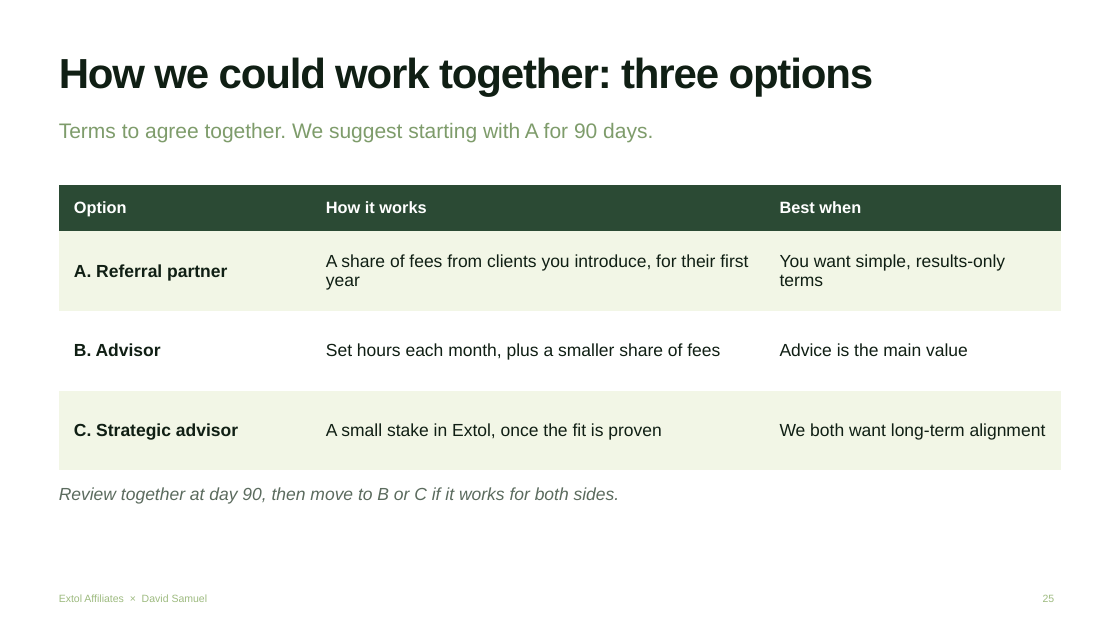
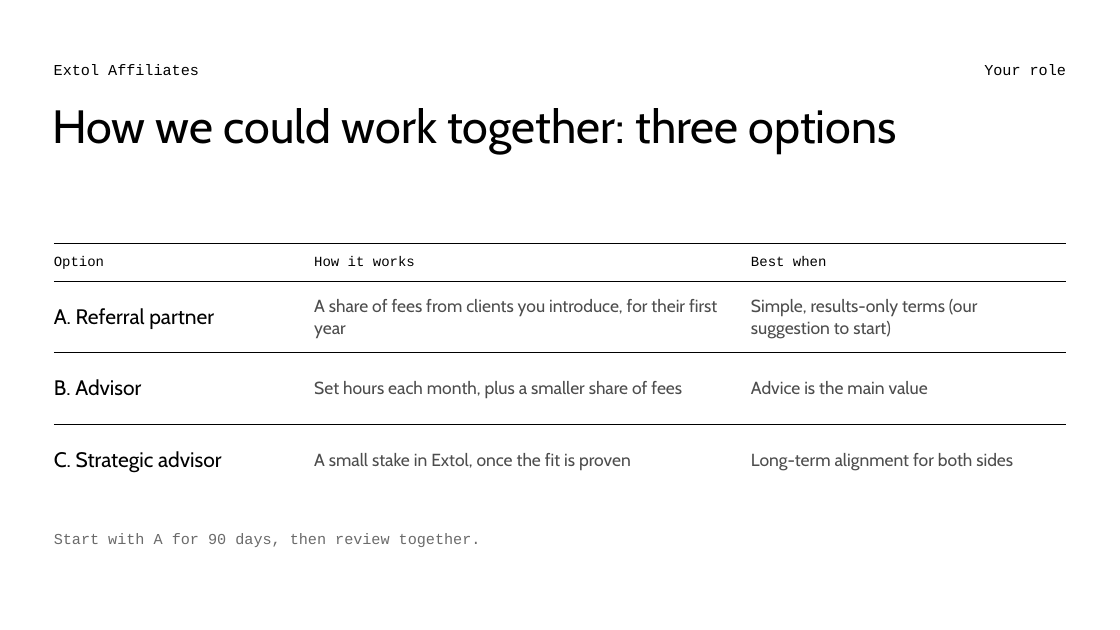
Before and after one commit to extolaffiliates/sales, a slide deck: slide 25 of decks/david-samuel/Extol-x-David-Samuel-Pitch-Style.pptx. Drawn at 1120x630 pixels with LibreOffice and Linux fonts; fonts in the diff are those of the drawing. Boxes give left, top, right and bottom in pixels: in the first picture for what was removed or moved away, otherwise in the second. Text is boxed around its words. In the diff, an @@ line names an element or a change of style, - is before the commit and + after.

```diff
--- a/decks/david-samuel/Extol-x-David-Samuel-Pitch-Style.pptx
+++ b/decks/david-samuel/Extol-x-David-Samuel-Pitch-Style.pptx
@@ text added at [54, 64, 199, 75], 13 pt, text #000000 @@
+Extol Affiliates
@@ text added at [984, 64, 1066, 75], 13 pt, text #000000 @@
+Your role
@@ text "How we could work together: ...": place and size @@
-text "How we could work together: ..." at [59, 57, 874, 96]
+text "How we could work together: ..." at [52, 108, 897, 154]
@@ text "How we could work together: ..." at [52, 108, 897, 154]: size 36 to 40 pt, font Arial to Cabin, text colour #101F14 to #000000, letter spacing -1 to 0 pt, bold off; line spacing 1 to 0.95 @@
@@ text removed at [59, 123, 653, 143] @@
-Terms to agree together. We suggest starting with A for 90 days.
@@ table at [54, 244, 1066, 477] @@
-row 2, column 3: You want simple, results-only terms
+row 2, column 3: Simple, results-only terms (our suggestion to start)
-row 4, column 3: We both want long-term alignment
+row 4, column 3: Long-term alignment for both sides
@@ fill #2B4A34 to none in row 1 @@
@@ fill #F2F6E6 to none in 6 cells @@
@@ fill #FFFFFF to none in row 3 @@
@@ size 14 to 12 pt, font Arial to Courier New, text colour #FFFFFF to #000000 in "Option", "How it works", "Best when" @@
@@ bold off in "Option", "How it works", "Best when", "A. Referral partner" and 2 more places @@
@@ size 15 to 18 pt, text colour #101F14 to #000000 in "A. Referral partner", "B. Advisor", "C. Strategic advisor" @@
@@ font Arial to Cabin in "A. Referral partner", "A share of fees from clients you ...", "B. Advisor", "Set hours each month, plus a smaller ..." and 3 more places @@
@@ text colour #101F14 to #4D4D4D in "A share of fees from clients you ...", "Set hours each month, plus a smaller ...", "Advice is the main value", "A small stake in Extol, once the ..." @@
@@ borders changed @@
@@ table: place and size @@
-table at [59, 185, 1061, 444]
+table at [54, 244, 1066, 477]
@@ text removed at [59, 487, 620, 504] @@
-Review together at day 90, then move to B or C if it works for both sides.
@@ text added at [54, 533, 481, 547], 13 pt, text #6B6B6B @@
+Start with A for 90 days, then review together.
@@ text removed at [59, 594, 208, 602] @@
-Extol Affiliates × David Samuel
@@ page number removed at [1043, 595, 1055, 602] @@
-25
```
Also in this commit, not shown: 20 other slides changed, 6 slides added, 6 slides removed, 2 other files.
